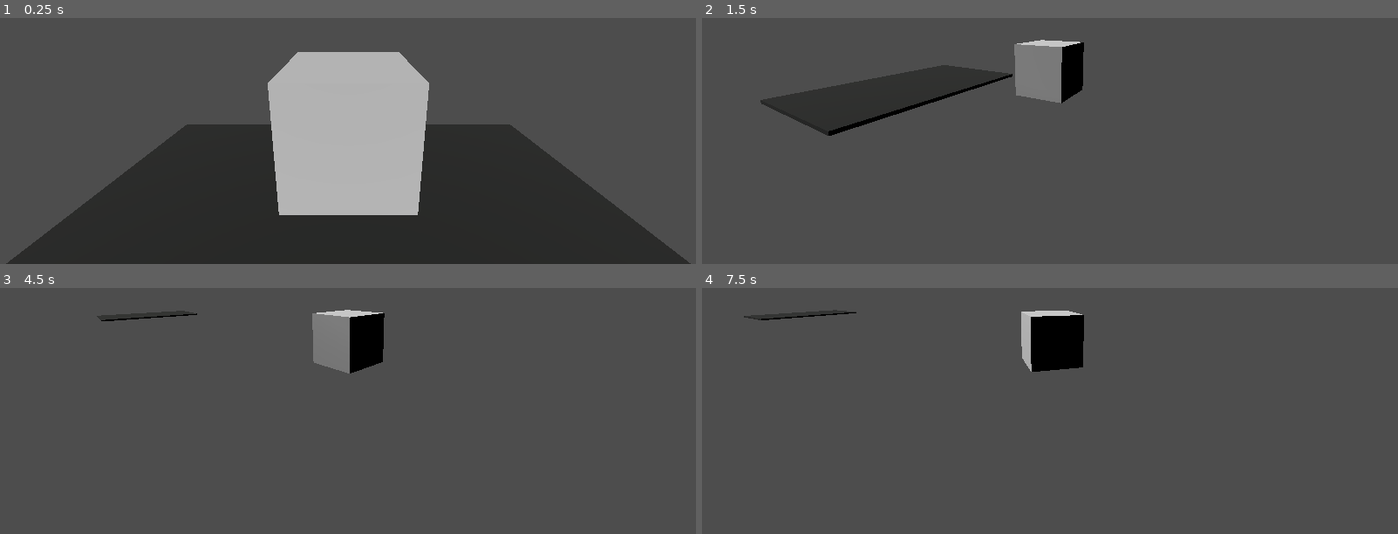
Above: before the commit, frames 1-4 (two rows, left to right).
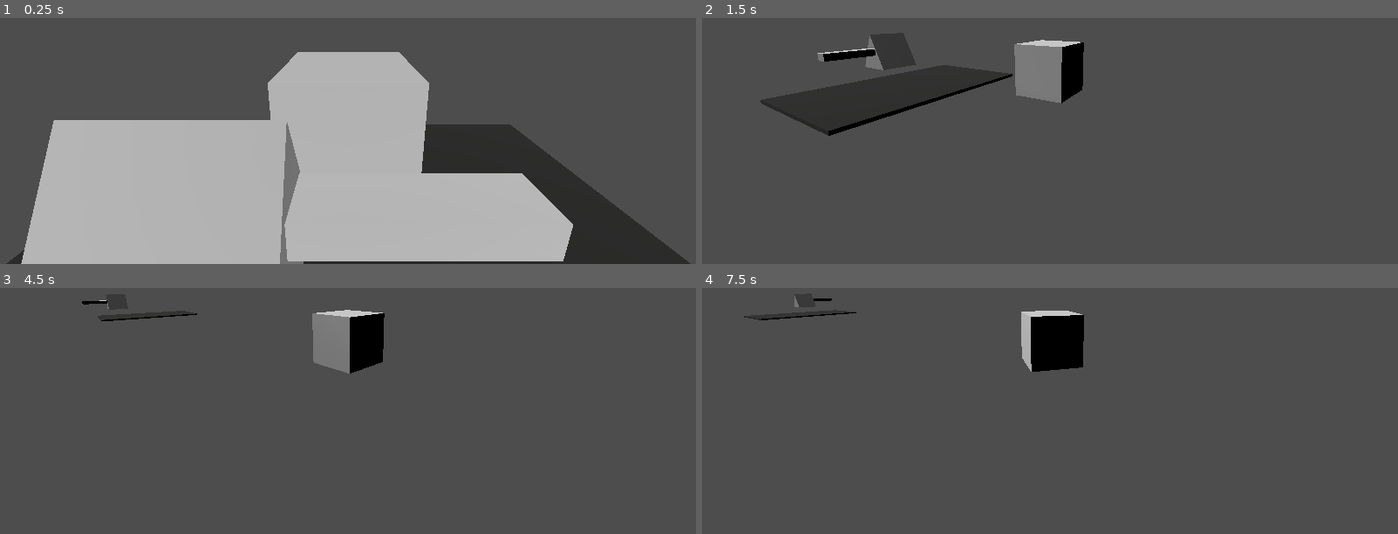
Above: after the commit, the same moments.

Repository: abody2k/Im-going-home
Game: Godot game, scene res://scenes/main.tscn
Same seed, same stepped clock (60 frames per second), same inputs: the game is played once before the commit and once after it.
Inputs (mouse positions are in pixels of both pictures, inside the frame that each line leads up to):
- Up to frame 1 (0.25 s): no input
- Up to frame 2 (1.5 s): tap Enter (ui_accept) at 0.5, 0.77, 0.8, 1.07, 1.35 s; move the mouse to (1091, 67) at 0.52 s; hold Up (forward) from 0.53 s (still down); tap Space (action) at 0.6 s; move the mouse to (1015, 69) at 1.27 s
- Up to frame 3 (4.5 s): keep holding Up (forward); tap Enter (ui_accept) at 1.52, 1.82, 2.3, 2.75, 3.02, 3.32, 3.5, 3.6, 3.77, 4.07, 4.25 s; tap Space (action) at 1.55, 2.1, 2.85, 4.35 s; move the mouse to (368, 332) at 2.02 s; move the mouse to (341, 344) at 2.77 s; move the mouse to (403, 342) at 3.52 s; move the mouse to (299, 332) at 4.27 s
- Up to frame 4 (7.5 s): tap Enter (ui_accept) at 4.52, 4.82, 5, 5.3, 5.75, 5.85, 6.02, 6.32, 6.77, 6.8, 7.07 s; move the mouse to (1056, 337) at 5.02 s; tap Space (action) at 5.1, 6.05, 6.6, 7.35 s; move the mouse to (1022, 329) at 5.77 s; release Up (forward) at 5.78 s; hold D (right) 5.78-6.53 s; move the mouse to (1091, 337) at 6.52 s; hold Up (forward) from 6.53 s (still down); move the mouse to (1015, 339) at 7.27 s

The runs differ from the first frame. In frame 1, 31% of the frame differs, in the area x 3-83%, y 41-100%; in frame 2, 0.6%; in frame 3, less than 0.1%; in frame 4, less than 0.1%.

Commit message:
added automatic rotation to ship_solider, movement modes, movement without posession, possesion flag, and movement time

Diff:
--- a/scenes/main.tscn
+++ b/scenes/main.tscn
@@ -1,6 +1,7 @@
-[gd_scene load_steps=4 format=3 uid="uid://df5fkmsr7cytd"]
+[gd_scene load_steps=5 format=3 uid="uid://df5fkmsr7cytd"]
 
 [ext_resource type="PackedScene" uid="uid://h6nwi8e7s8al" path="res://scenes/player.tscn" id="1_1alg3"]
+[ext_resource type="PackedScene" uid="uid://c33m3aa2xvprq" path="res://scenes/ship_solider.tscn" id="2_g4aor"]
 
 [sub_resource type="StandardMaterial3D" id="StandardMaterial3D_f3ak0"]
 albedo_color = Color(0.0664833, 0.0704923, 0.062896, 1)
@@ -21,3 +22,17 @@
 transform = Transform3D(1, 0, 0, 0, 0.696076, 0.717968, 0, -0.717968, 0.696076, 0, 1.74599, 0)
 light_energy = 1.399
 light_angular_distance = 50.91
+
+[node name="pos1" type="Node3D" parent="."]
+transform = Transform3D(1, 0, 0, 0, 1, 0, 0, 0, 1, 1.8096, 1, 1)
+top_level = true
+
+[node name="pos2" type="Node3D" parent="."]
+transform = Transform3D(1, 0, 0, 0, 1, 0, 0, 0, 1, -2.75381, 1, 1)
+top_level = true
+
+[node name="ship_solider" parent="." node_paths=PackedStringArray("pos") instance=ExtResource("2_g4aor")]
+transform = Transform3D(1, 0, 0, 0, 1, 0, 0, 0, 1, -0.900494, 1, 1)
+pos = [NodePath("../pos1"), NodePath("../pos2")]
+solider_type = 1
+dynamic_movement_time = 5.0
--- a/scenes/ship_solider.tscn
+++ b/scenes/ship_solider.tscn
@@ -1,16 +1,24 @@
-[gd_scene load_steps=4 format=3 uid="uid://c33m3aa2xvprq"]
+[gd_scene load_steps=5 format=3 uid="uid://c33m3aa2xvprq"]
 
 [ext_resource type="Script" path="res://scripts/ship_solider.gd" id="1_52w68"]
 
-[sub_resource type="CapsuleMesh" id="CapsuleMesh_6omna"]
+[sub_resource type="PrismMesh" id="PrismMesh_i88af"]
 
-[sub_resource type="CapsuleShape3D" id="CapsuleShape3D_i1d5c"]
+[sub_resource type="CylinderShape3D" id="CylinderShape3D_epw4n"]
+height = 1.00885
+radius = 0.525099
+
+[sub_resource type="BoxMesh" id="BoxMesh_21510"]
 
 [node name="ship_solider" type="CharacterBody3D"]
 script = ExtResource("1_52w68")
 
 [node name="MeshInstance3D" type="MeshInstance3D" parent="."]
-mesh = SubResource("CapsuleMesh_6omna")
+mesh = SubResource("PrismMesh_i88af")
 
 [node name="CollisionShape3D" type="CollisionShape3D" parent="."]
-shape = SubResource("CapsuleShape3D_i1d5c")
+shape = SubResource("CylinderShape3D_epw4n")
+
+[node name="MeshInstance3D2" type="MeshInstance3D" parent="."]
+transform = Transform3D(-5.89105e-08, 0, 0.326377, 0, 0.195524, 0, -1.34772, 0, -1.42664e-08, -0.017808, 0, -1.02514)
+mesh = SubResource("BoxMesh_21510")
--- a/scripts/ship_solider.gd
+++ b/scripts/ship_solider.gd
@@ -1,30 +1,59 @@
 extends CharacterBody3D
 
-
+enum SOLIDER_TYPE {STATIC, DYNAMIC}
+@export var pos : Array[Node3D]
+@export var solider_type : SOLIDER_TYPE
+@export var dynamic_movement_time : float = 10.0
 const SPEED = 5.0
 const JUMP_VELOCITY = 4.5
 var is_possessed = false
 
-func movement():
+
+func go_backward():
+	var tween = get_tree().create_tween()
+	tween.finished.connect(go_forward)
+	look_at(pos[1].global_position)
+	tween.tween_property(self,"global_position",pos[1].global_position,dynamic_movement_time)
+
+func go_forward():
+	var tween = get_tree().create_tween()
+	tween.finished.connect(go_backward)
+	look_at(pos[0].global_position)
+	tween.tween_property(self,"global_position",pos[0].global_position,dynamic_movement_time)
+
+func _ready():
+
+	if solider_type != SOLIDER_TYPE.STATIC:
+		go_forward()
+
+func collapse_character():
 	pass
+		#TODO LEAVE this body
+		#play collapsing animation
+		#change
+func movement(delta : float):
+
+	if is_possessed:
+
+		if Input.is_action_just_pressed("action"):
+			collapse_character()
+
+		var fb = Input.get_axis("forward","backward")
+		var lr = Input.get_axis("left","right")
+		if fb != 0 or lr !=0 :
+			pass
+			#PLAY CERTAIN ANIMATION
+
+
+
+		pass
+
+
+
+
+		pass
+	pass
+
+
 func _physics_process(delta):
-	# Add the gravity.
-	if not is_on_floor():
-		velocity += get_gravity() * delta
-
-	# Handle jump.
-	if Input.is_action_just_pressed("ui_accept") and is_on_floor():
-		velocity.y = JUMP_VELOCITY
-
-	# Get the input direction and handle the movement/deceleration.
-	# As good practice, you should replace UI actions with custom gameplay actions.
-	var input_dir = Input.get_vector("ui_left", "ui_right", "ui_up", "ui_down")
-	var direction = (transform.basis * Vector3(input_dir.x, 0, input_dir.y)).normalized()
-	if direction:
-		velocity.x = direction.x * SPEED
-		velocity.z = direction.z * SPEED
-	else:
-		velocity.x = move_toward(velocity.x, 0, SPEED)
-		velocity.z = move_toward(velocity.z, 0, SPEED)
-
-	move_and_slide()
+	pass
